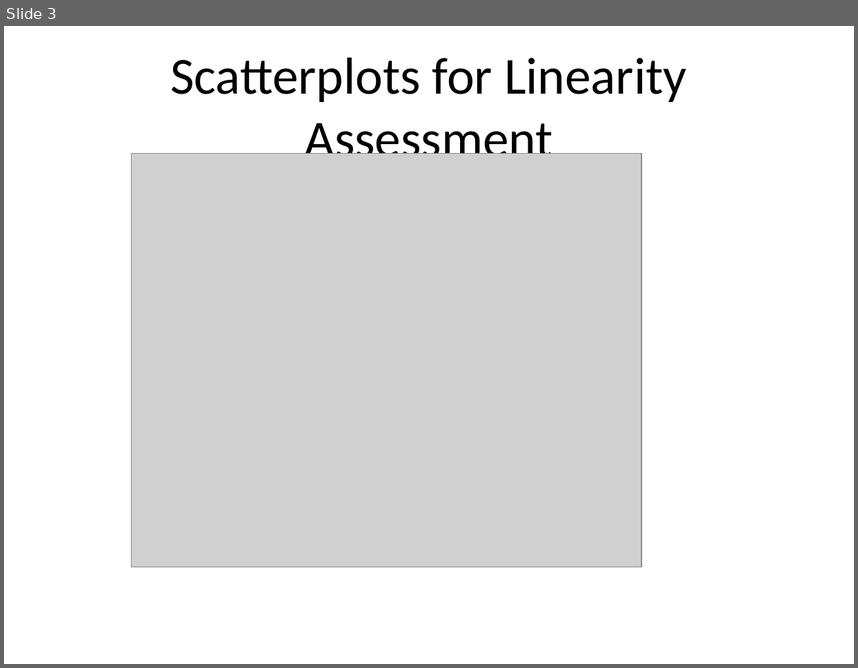
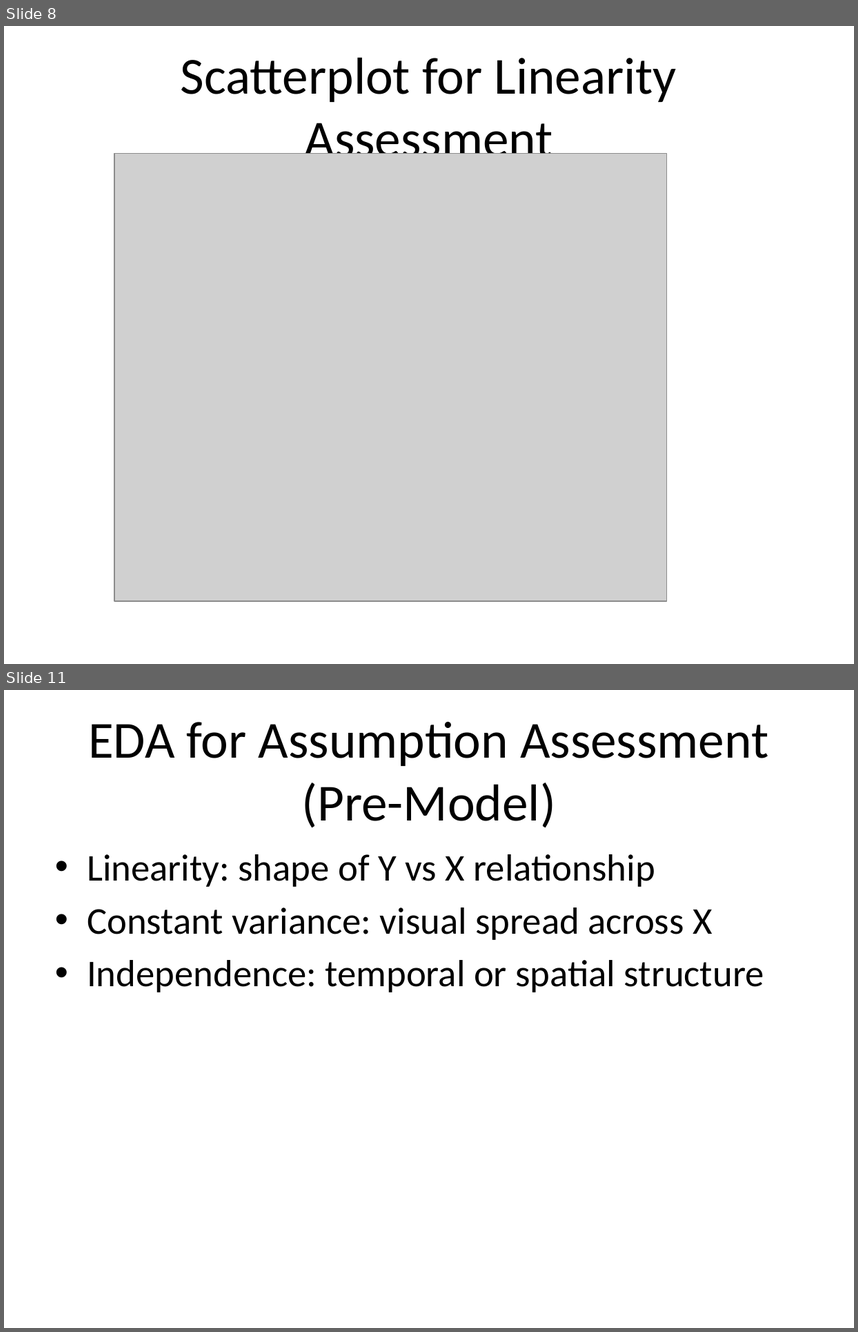
Before and after one commit to dustinpluta/STAT7630_Spring2026, a slide deck: Course_Notes/EDA_in_Regression.pptx. Shown one above the other, each under a label of ours: slide 3 before the commit, slides 8 and 11 after it; the slides between them are not shown. The pictures are 858x668 and 858x1332 pixels, drawn with LibreOffice and Linux fonts; fonts in the diff are those of the drawing; grey boxes stand for pictures. Boxes give left, top, right and bottom in pixels: in the first picture for what was removed or moved away, otherwise in the second. Text is boxed around its words. In the diff, an @@ line names an element or a change of style, - is before the commit and + after.

```diff
--- a/Course_Notes/EDA_in_Regression.pptx
+++ b/Course_Notes/EDA_in_Regression.pptx
@@ slide 11 added at (x1=4, y1=690, x2=854, y2=1328), background #FFFFFF @@
@@ title added at (x1=88, y1=722, x2=769, y2=828), 44 pt, text #000000 @@
+EDA for Assumption Assessment (Pre-Model)
@@ text added at (x1=87, y1=854, x2=764, y2=992), 32 pt, text #000000 @@
+• Linearity: shape of Y vs X relationship
+• Constant variance: visual spread across X
+• Independence: temporal or spatial structure
@@ what was slide 3 is now slide 8 @@
@@ slide 8 changed as well @@
@@ title at (x1=181, y1=57, x2=677, y2=169): text changed @@
-Scatterplots for Linearity Assessment
+Scatterplot for Linearity Assessment
@@ picture resized from (x1=132, y1=154, x2=642, y2=567) to (x1=114, y1=154, x2=667, y2=601) @@
```
Also in this commit, not shown: 6 other slides changed, 9 other slides added.
